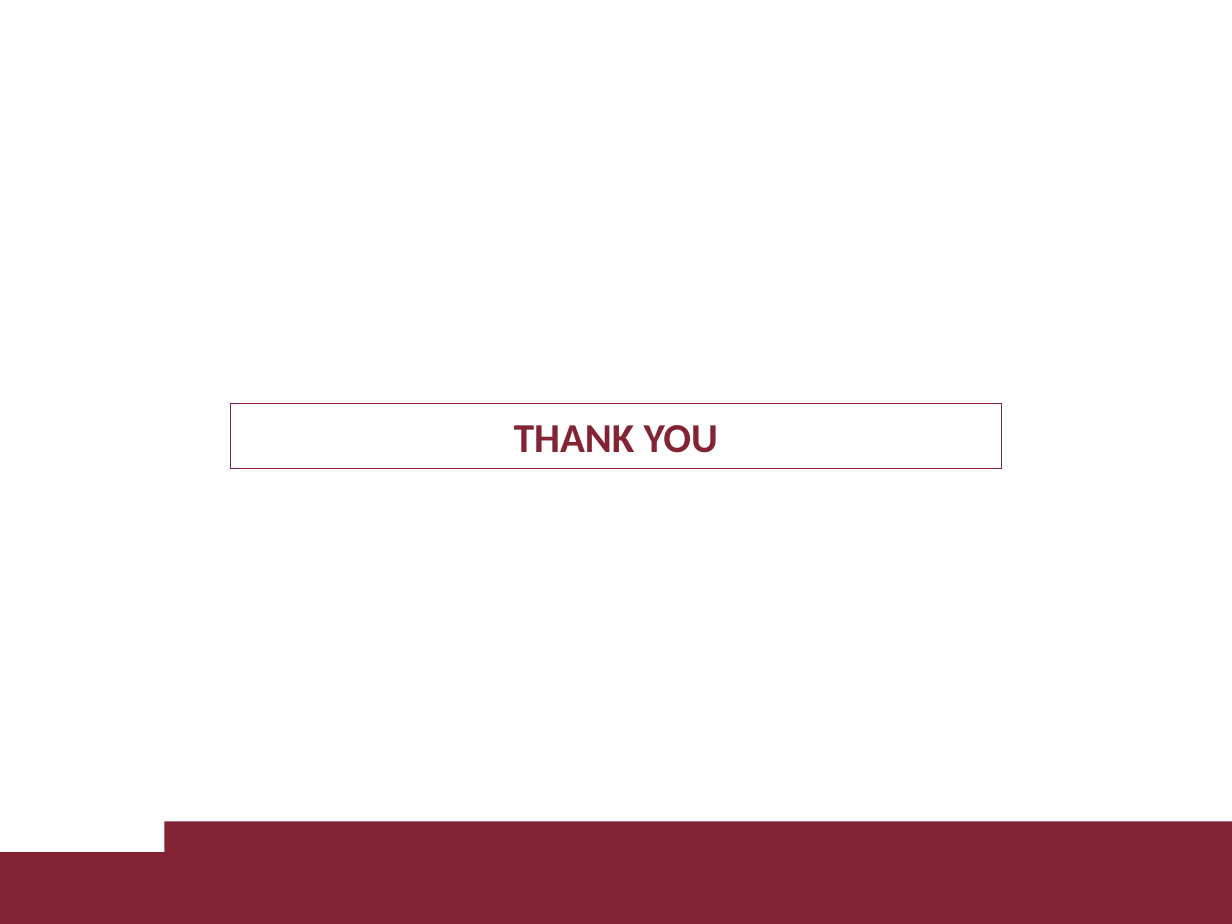
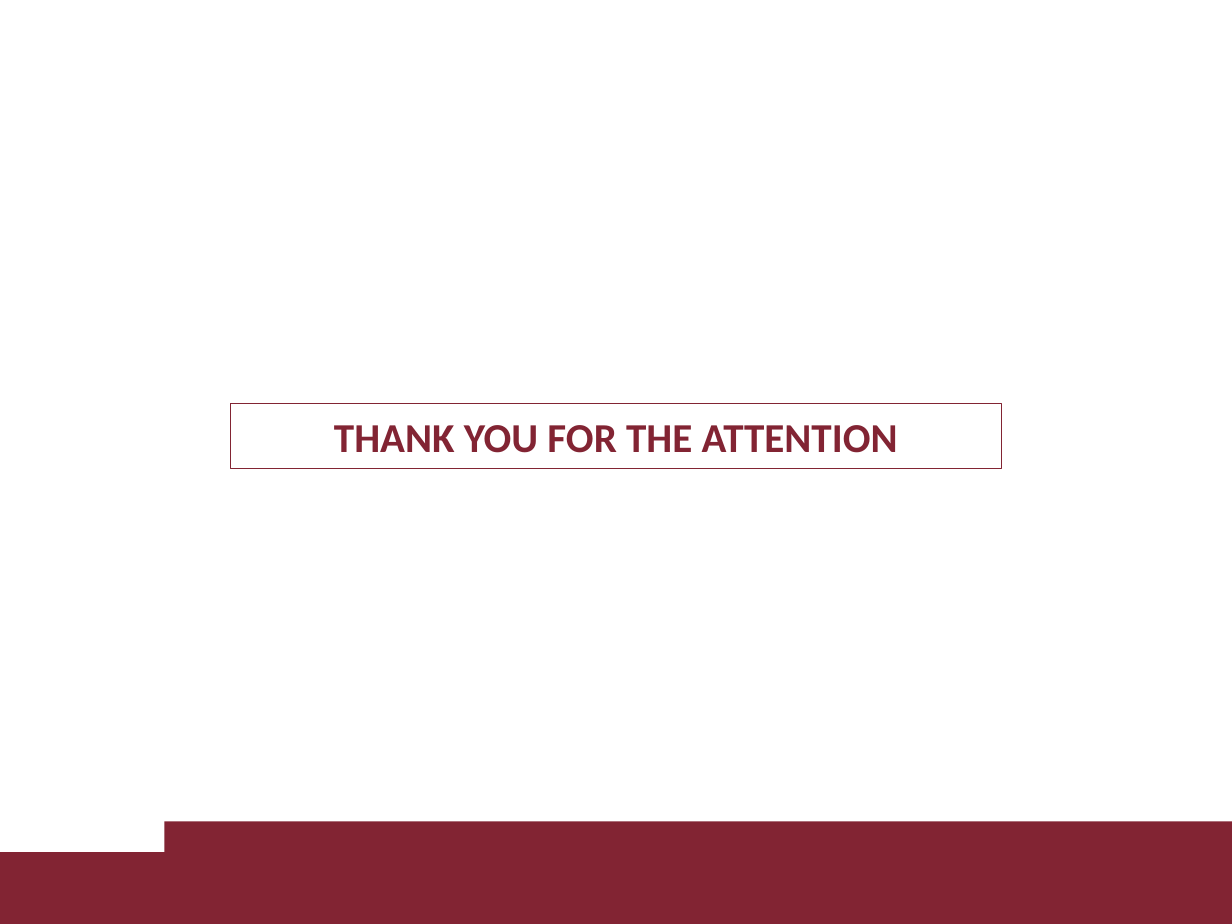
Before and after one commit to LorCir28/lagrangian_neural_network_with_PDcontroller_gravity_cancellation, a slide deck: slide 31 of presentation/1895955_1884561.pptx (slide 32 before the commit). Drawn at 1232x924 pixels with LibreOffice and Linux fonts; fonts in the diff are those of the drawing; background and template pictures are left out. Boxes give left, top, right and bottom in pixels: in the first picture for what was removed or moved away, otherwise in the second. Text is boxed around its words. In the diff, an @@ line names an element or a change of style, - is before the commit and + after.

```diff
--- a/presentation/1895955_1884561.pptx
+++ b/presentation/1895955_1884561.pptx
@@ text in rectangle at bbox=[334, 425, 898, 453]: text changed @@
-THANK YOU
+THANK YOU FOR THE ATTENTION
```
Also in this commit, not shown: 10 other slides changed, 1 slide removed, 3 other files.
